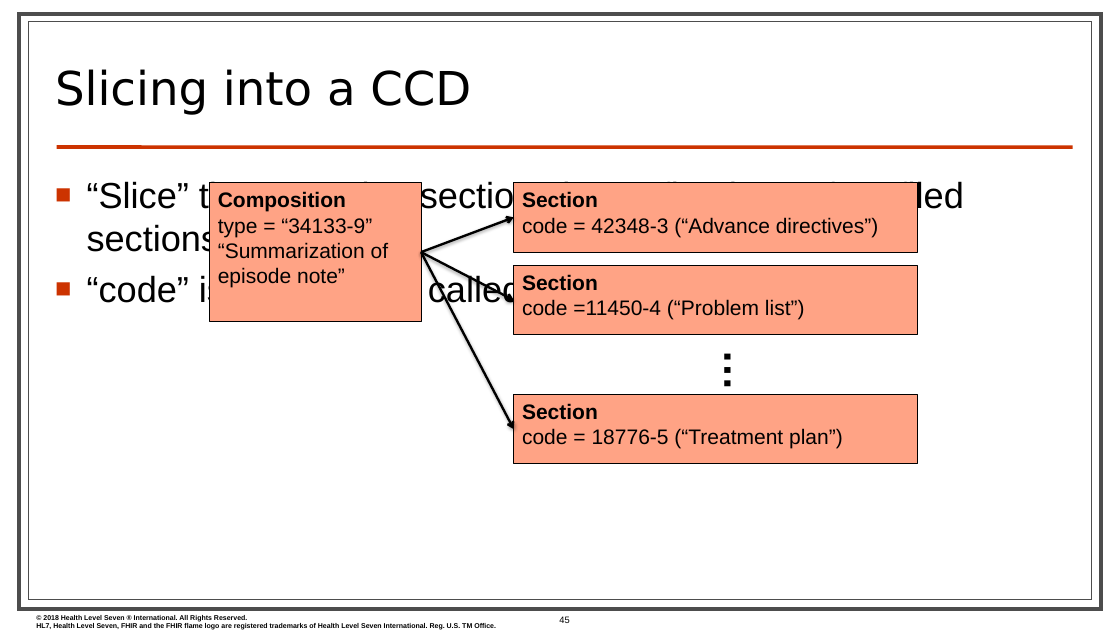
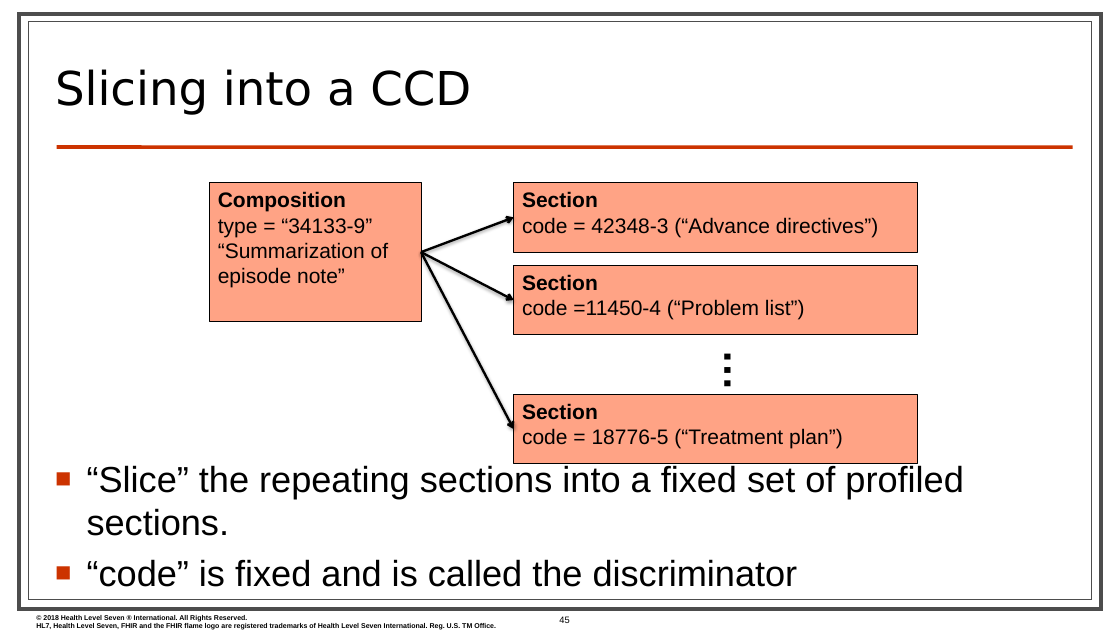
Before and after one commit to FHIR/documents, a slide deck: slide 45 of presentations/2018-03 CIHI/Practical FHIR.pptx. Drawn at 1120x630 pixels with LibreOffice and Linux fonts; fonts in the diff are those of the drawing; background and template pictures are left out. Boxes give left, top, right and bottom in pixels: in the first picture for what was removed or moved away, otherwise in the second. Text is boxed around its words. In the diff, an @@ line names an element or a change of style, - is before the commit and + after.

```diff
--- a/presentations/2018-03 CIHI/Practical FHIR.pptx
+++ b/presentations/2018-03 CIHI/Practical FHIR.pptx
@@ text "“Slice” the repeating sections into ..." rewrapped from (87, 180, 964, 309) to (87, 465, 964, 587) @@
```
Also in this commit, not shown: 5 other slides changed, 14 other files.
